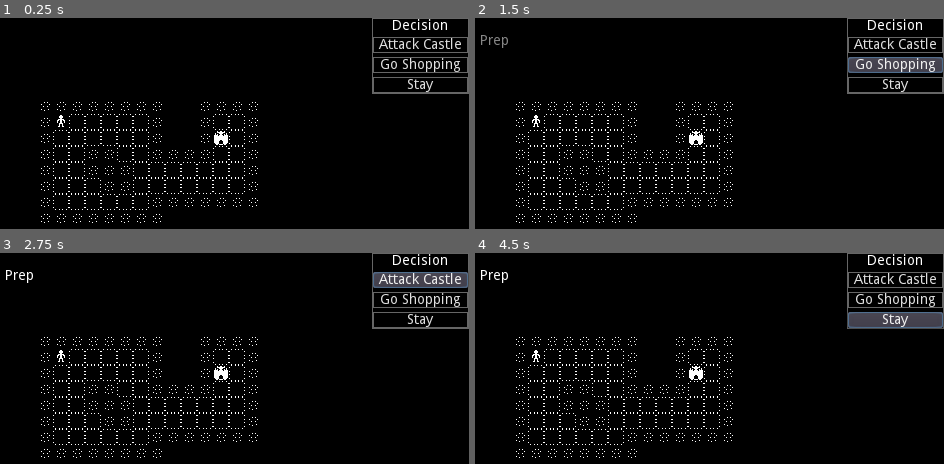
Above: before the commit, frames 1-4 (two rows, left to right).
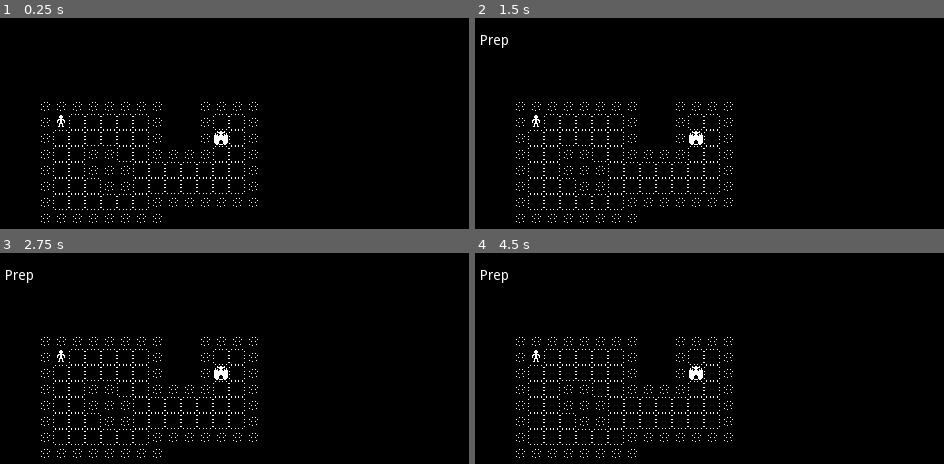
Above: after the commit, the same moments.

Repository: RokaRoka/minimal-auto-battle
Game: Godot game, scene res://Game.tscn
Same seed, same stepped clock (60 frames per second), same inputs: the game is played once before the commit and once after it. The engine's default icon, where the game draws it, is replaced by a stand-in: a white triangle on a blue panel in a dark square.
Inputs (mouse positions are in pixels of both pictures, inside the frame that each line leads up to):
- Up to frame 1 (0.25 s): no input
- Up to frame 2 (1.5 s): click (897, 64) at 0.5 s, where only the run before the commit has a clickable "Go Shopping"; click (897, 64) at 1.25 s, where only the run before the commit has a clickable "Go Shopping"
- Up to frame 3 (2.75 s): click (422, 280) at 2 s, where only the run before the commit has a clickable "Attack Castle"
- Up to frame 4 (4.5 s): click (897, 320) at 2.75 s, where only the run before the commit has a clickable "Stay"; click (897, 280) at 3.5 s, where only the run before the commit has a clickable "Attack Castle"; click (897, 320) at 4.25 s, where only the run before the commit has a clickable "Stay"

The runs differ from the first frame. In frame 1, 2.1% of the frame differs, in the area x 79-100%, y 0-37%; in frame 2, 3.2%; in frame 3, 3.1%; in frame 4, 3.3%.

Commit message:
Presentation build

Diff:
--- a/Game.gd
+++ b/Game.gd
@@ -19,15 +19,16 @@
 	turn = "prep"
 	turnUIAnim.stop()
 	turnUIAnim.play("Prep")
-	prepUI.show()
+	#prepUI.show()
 
 func takePlayerTurn():
 	turn = "player"
 	turnUIAnim.stop()
 	turnUIAnim.play("PlayerTurn")
-	prepUI.hide()
-	turnQueue = get_tree().get_nodes_in_group("player")
-	turnQueue[0].takeTurn()
+	#prepUI.hide()
+#	turnQueue = get_tree().get_nodes_in_group("player")
+	testUnit.connect("turn_done", self, "prepTurn", [], CONNECT_ONESHOT)
+	testUnit.takeTurn()
 
 func _unhandled_input(event):
 	if event is InputEventMouseButton:
--- a/Game.tscn
+++ b/Game.tscn
@@ -9,7 +9,6 @@
 
 [sub_resource type="Animation" id=1]
 resource_name = "EnemyTurn"
-length = 2.0
 tracks/0/type = "value"
 tracks/0/path = NodePath(".:modulate")
 tracks/0/interp = 1
@@ -17,7 +16,7 @@
 tracks/0/imported = false
 tracks/0/enabled = true
 tracks/0/keys = {
-"times": PoolRealArray( 0, 1, 2 ),
+"times": PoolRealArray( 0, 0.5, 1 ),
 "transitions": PoolRealArray( 1, 1, 1 ),
 "update": 0,
 "values": [ Color( 1, 1, 1, 1 ), Color( 1, 1, 1, 0.0588235 ), Color( 1, 1, 1, 1 ) ]
@@ -41,7 +40,7 @@
 tracks/2/imported = false
 tracks/2/enabled = true
 tracks/2/keys = {
-"times": PoolRealArray( 1 ),
+"times": PoolRealArray( 0.5 ),
 "transitions": PoolRealArray( 1 ),
 "update": 1,
 "values": [ "Enemy Turn" ]
@@ -49,7 +48,6 @@
 
 [sub_resource type="Animation" id=2]
 resource_name = "PlayerTurn"
-length = 2.0
 tracks/0/type = "value"
 tracks/0/path = NodePath(".:modulate")
 tracks/0/interp = 1
@@ -57,7 +55,7 @@
 tracks/0/imported = false
 tracks/0/enabled = true
 tracks/0/keys = {
-"times": PoolRealArray( 0, 1, 2 ),
+"times": PoolRealArray( 0, 0.5, 1 ),
 "transitions": PoolRealArray( 1, 1, 1 ),
 "update": 0,
 "values": [ Color( 1, 1, 1, 1 ), Color( 1, 1, 1, 0.0588235 ), Color( 1, 1, 1, 1 ) ]
@@ -81,7 +79,7 @@
 tracks/2/imported = false
 tracks/2/enabled = true
 tracks/2/keys = {
-"times": PoolRealArray( 1 ),
+"times": PoolRealArray( 0.5 ),
 "transitions": PoolRealArray( 1 ),
 "update": 1,
 "values": [ "Player Turn" ]
@@ -89,7 +87,6 @@
 
 [sub_resource type="Animation" id=3]
 resource_name = "Prep"
-length = 2.0
 tracks/0/type = "value"
 tracks/0/path = NodePath(".:modulate")
 tracks/0/interp = 1
@@ -97,7 +94,7 @@
 tracks/0/imported = false
 tracks/0/enabled = true
 tracks/0/keys = {
-"times": PoolRealArray( 0, 1, 2 ),
+"times": PoolRealArray( 0, 0.5, 1 ),
 "transitions": PoolRealArray( 1, 1, 1 ),
 "update": 0,
 "values": [ Color( 1, 1, 1, 1 ), Color( 1, 1, 1, 0.0588235 ), Color( 1, 1, 1, 1 ) ]
@@ -109,7 +106,7 @@
 tracks/1/imported = false
 tracks/1/enabled = true
 tracks/1/keys = {
-"times": PoolRealArray( 1 ),
+"times": PoolRealArray( 0.5 ),
 "transitions": PoolRealArray( 1 ),
 "update": 1,
 "values": [ true ]
@@ -121,37 +118,10 @@
 tracks/2/imported = false
 tracks/2/enabled = true
 tracks/2/keys = {
-"times": PoolRealArray( 1 ),
+"times": PoolRealArray( 0.5 ),
 "transitions": PoolRealArray( 1 ),
 "update": 1,
 "values": [ "Prep" ]
-}
-
-[sub_resource type="Animation" id=4]
-length = 2.0
-tracks/0/type = "value"
-tracks/0/path = NodePath(".:modulate")
-tracks/0/interp = 1
-tracks/0/loop_wrap = true
-tracks/0/imported = false
-tracks/0/enabled = true
-tracks/0/keys = {
-"times": PoolRealArray( 0, 0.2, 1.5, 2 ),
-"transitions": PoolRealArray( 1, 1, 1, 1 ),
-"update": 0,
-"values": [ Color( 1, 1, 1, 0.0588235 ), Color( 1, 1, 1, 1 ), Color( 1, 1, 1, 1 ), Color( 0.552941, 0.552941, 0.552941, 0 ) ]
-}
-tracks/1/type = "value"
-tracks/1/path = NodePath(".:visible")
-tracks/1/interp = 1
-tracks/1/loop_wrap = true
-tracks/1/imported = false
-tracks/1/enabled = true
-tracks/1/keys = {
-"times": PoolRealArray( 0 ),
-"transitions": PoolRealArray( 1 ),
-"update": 1,
-"values": [ true ]
 }
 
 [sub_resource type="StyleBoxFlat" id=5]
@@ -182,9 +152,9 @@
 anims/EnemyTurn = SubResource( 1 )
 anims/PlayerTurn = SubResource( 2 )
 anims/Prep = SubResource( 3 )
-anims/Show = SubResource( 4 )
 
 [node name="PrepMenu" type="PanelContainer" parent="UI"]
+visible = false
 anchor_left = 1.0
 anchor_right = 1.0
 margin_left = -97.0
Not shown: 1 places in Game.tscn that only renumber resources
